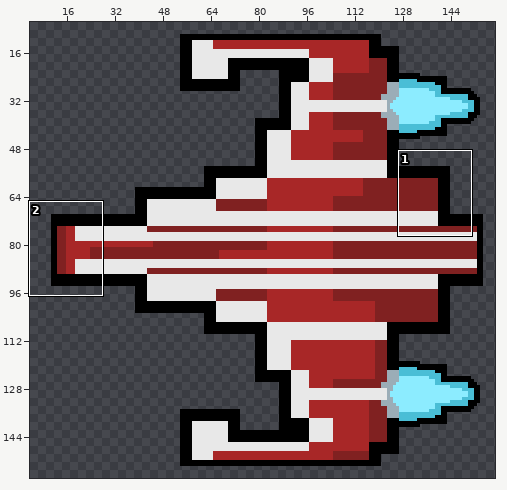
One commit to this pixel-art file: Assets/Sprites/NEW playership.aseprite. Above, an overview of the earlier version with the close-up marked.
Close-up. The starting point:
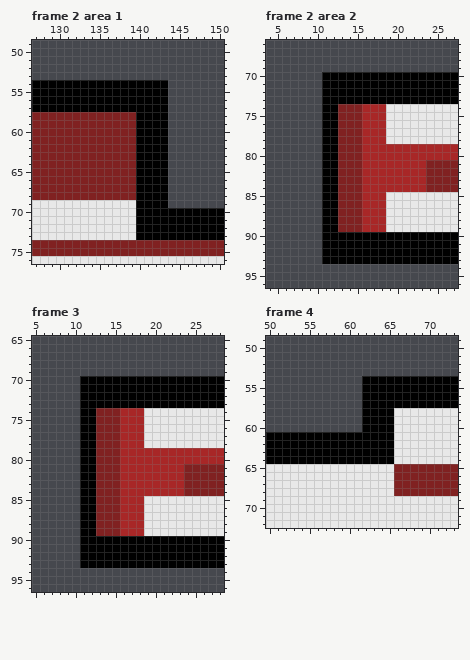
166x166 pixels, 5 frames. Shown: frame 2 area 1: x 127..150, y 49..76; frame 2 area 2: x 4..27, y 66..96; frame 3: x 5..28, y 65..96; frame 4: x 50..73, y 49..72. The wide view leaves out empty margins. The commit also changed other frames or places, which this record leaves out.
The result:
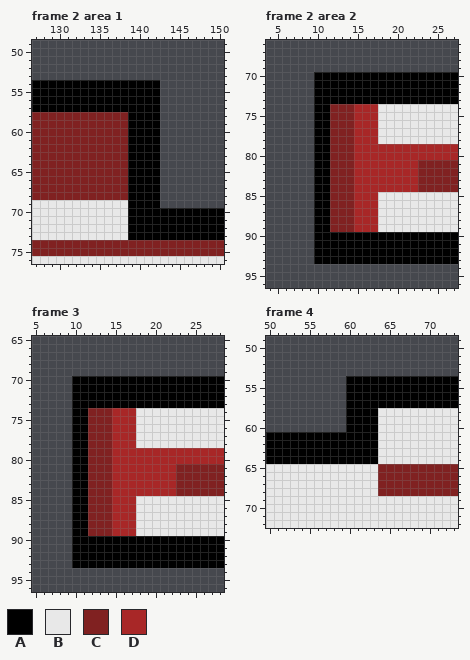
Palette (. is transparent): A #000000  B #e8e8e8  C #802121  D #a82727
Difference:
Changed rows in their new state; - is an unchanged pixel.
Frame 2 area 1:
first column x 139:
54 ----.
55 ----.
56 ----.
57 ----.
58 A---.
59 A---.
60 A---.
61 A---.
62 A---.
63 A---.
64 A---.
65 A---.
66 A---.
67 A---.
68 A---.
69 A---.
70 A----
71 A----
72 A----
73 A----
Frame 2 area 2:
first column x 10:
70 A-------------
71 A-------------
72 A-------------
73 A-------------
74 A-C--D--B-----
75 A-C--D--B-----
76 A-C--D--B-----
77 A-C--D--B-----
78 A-C--D--B-----
79 A-C--D--------
80 A-C--D--------
81 A-C--D-------C
82 A-C--D-------C
83 A-C--D-------C
84 A-C--D-------C
85 A-C--D--B-----
86 A-C--D--B-----
87 A-C--D--B-----
88 A-C--D--B-----
89 A-C--D--B-----
90 A-------------
91 A-------------
92 A-------------
93 A-------------
Frame 3: the same change as frame 2 area 2
Frame 4:
first column x 60:
54 AA----
55 AA----
56 AA----
57 AA----
58 AA--BB
59 AA--BB
60 AA--BB
61 ----BB
62 ----BB
63 ----BB
64 ----BB
65 ----CC
66 ----CC
67 ----CC
68 ----CC
Boxes around the changes in both close-ups, in picture pixels (x1, y1, x2, y2):
changed: (128, 80, 168, 240)
changed: (314, 72, 386, 264)
changed: (418, 160, 426, 192)
changed: (72, 376, 144, 568)
changed: (176, 464, 184, 496)
changed: (346, 376, 394, 496)
